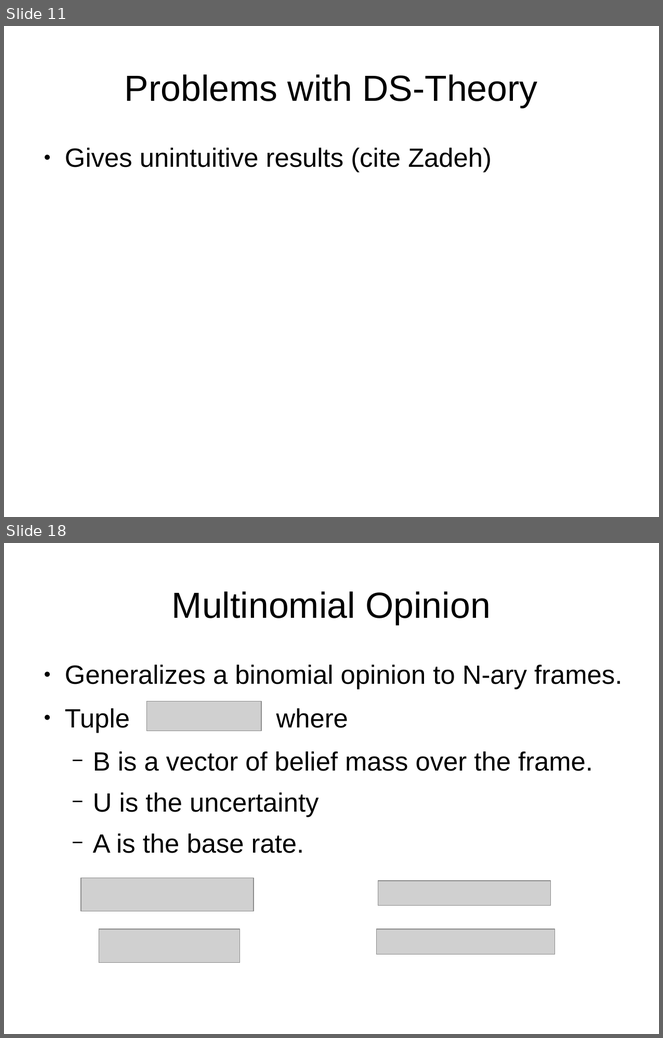
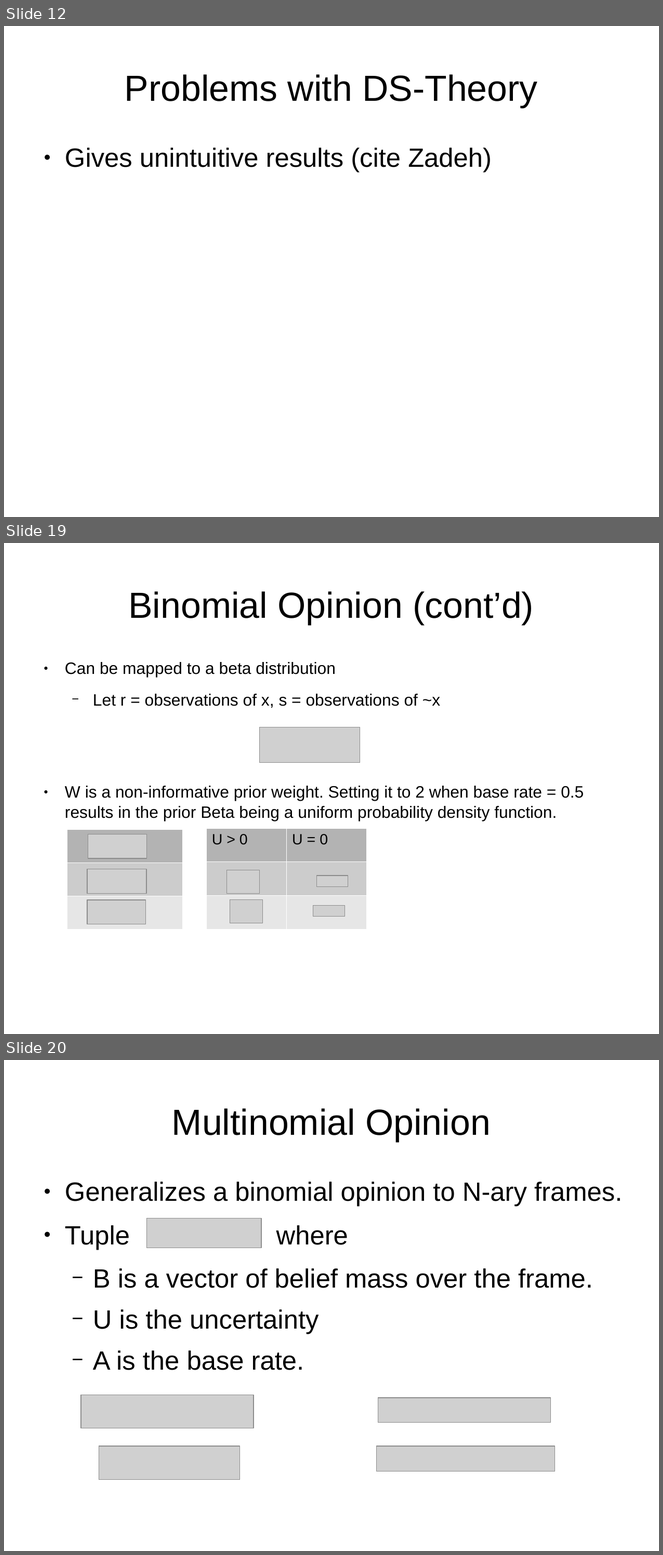
Before and after one commit to bstamour/SLHS, a slide deck: docs/proposal-from-bob.odp. Shown one above the other, each under a label of ours: slides 11 and 18 before the commit, slides 12, 19 and 20 after it; the slides between them are not shown. The pictures are 663x1038 and 663x1555 pixels, drawn with LibreOffice and Linux fonts; fonts in the diff are those of the drawing; grey boxes stand for pictures. Boxes give left, top, right and bottom in pixels: in the first picture for what was removed or moved away, otherwise in the second. Text is boxed around its words. In the diff, an @@ line names an element or a change of style, - is before the commit and + after.

Commit message:
condensed. Added more binomial details.

```diff
--- a/docs/proposal-from-bob.odp
+++ b/docs/proposal-from-bob.odp
@@ slide 19 added at box(4, 543, 659, 1034), background #FFFFFF @@
@@ title added at box(128, 591, 534, 625), 44 pt, text #000000 @@
+Binomial Opinion (cont’d)
@@ text added at box(65, 662, 584, 821), 20 pt, text #000000 @@
+● Can be mapped to a beta distribution
+  − Let r = observations of x, s = observations of ~x
+● W is a non-informative prior weight. Setting it to 2 when base rate = 0.5 results in the prior Beta being a uniform probability density function.
@@ picture added at box(260, 727, 360, 763) @@
@@ table added at box(67, 830, 182, 929), 3 rows, 1 columns @@
+
+
+
@@ picture added at box(88, 834, 146, 859) @@
@@ table added at box(206, 828, 366, 929), 3 rows, 2 columns @@
+U > 0 | U = 0
+ | 
+ | 
@@ picture added at box(87, 870, 146, 894) @@
@@ picture added at box(227, 871, 260, 894) @@
@@ picture added at box(317, 876, 348, 887) @@
@@ picture added at box(87, 900, 146, 925) @@
@@ picture added at box(230, 900, 263, 924) @@
@@ picture added at box(313, 905, 345, 917) @@
@@ what was slide 11 is now slide 12 @@
@@ what was slide 18 is now slide 20 @@
```
Also in this commit, not shown: 27 slides changed, 1 other slide added, 1 slide removed.
